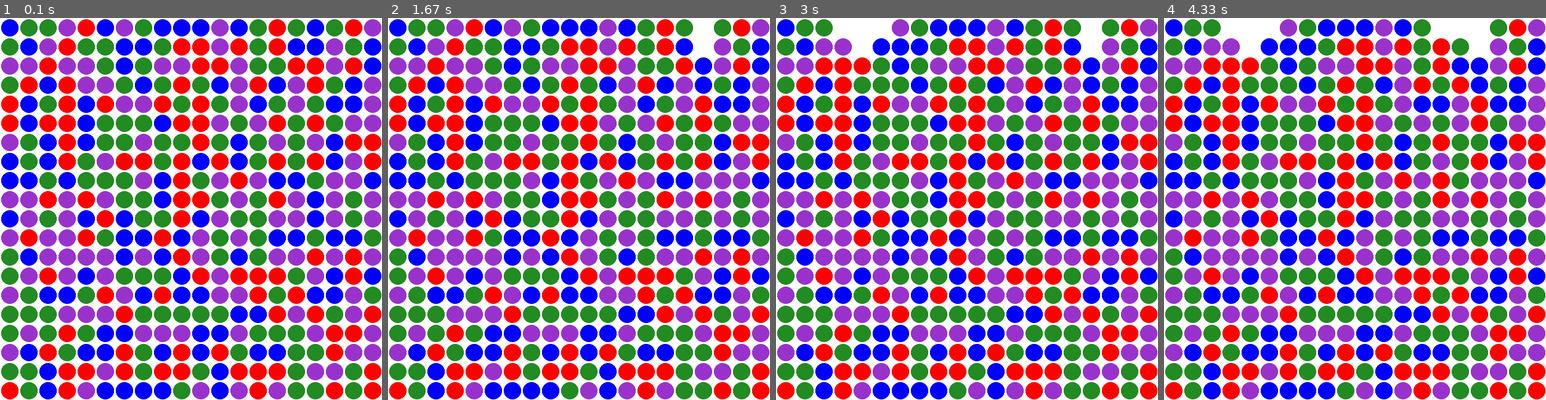
Above: before the commit, frames 1-4 (left to right).
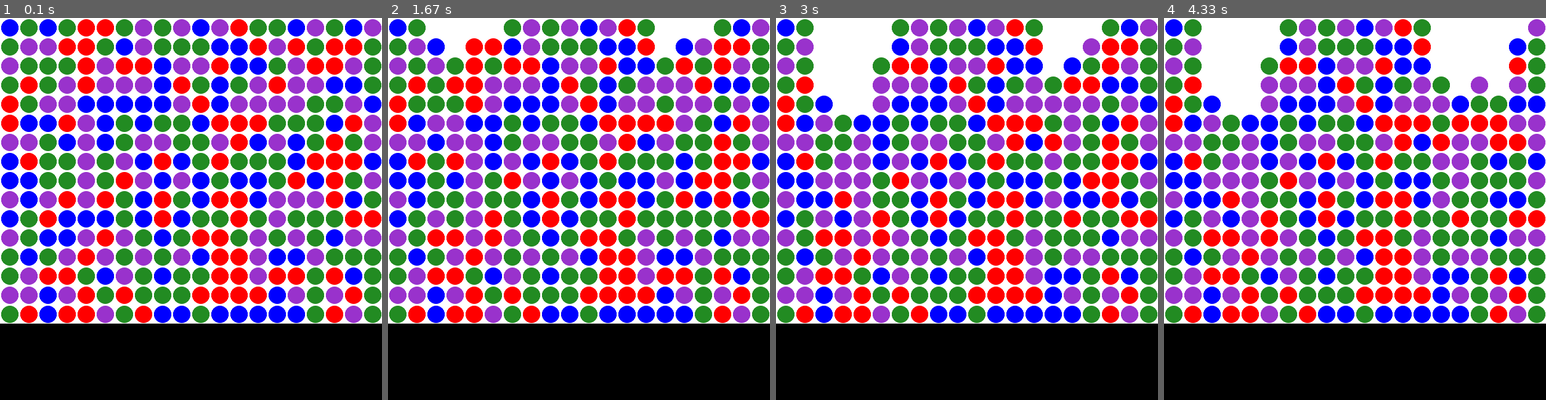
Above: after the commit, the same moments.

Repository: opethe1st/SameGame
Game: pygame game, started from Gui.py
Two runs of this game, one before a commit and one after it. Both use one fixed random seed, a clock stepped at 60 frames per second and the inputs below. The source is Python 2; it was converted automatically to run under Python 3.
Inputs (mouse positions are in pixels of both pictures, inside the frame that each line leads up to):
- Up to frame 1 (0.1 s): no input
- Up to frame 2 (1.67 s): click (701, 197) at 0.38 s; click (487, 212) at 0.83 s; move the mouse to (479, 67) at 1.63 s
- Up to frame 3 (3 s): click (867, 67) at 1.83 s; move the mouse to (829, 197) at 2.2 s; click (829, 197) at 2.42 s; move the mouse to (1066, 270) at 2.65 s; click (1066, 270) at 2.88 s
- Up to frame 4 (4.33 s): move the mouse to (1454, 174) at 3.25 s; click (1454, 174) at 3.48 s; move the mouse to (1473, 201) at 3.85 s; click (1473, 201) at 4.08 s

The runs differ from the first frame. In frame 1, 59% of the frame differs, in the area x 0-100%, y 0-100%; in frame 2, 58%; in frame 3, 60%; in frame 4, 59%.

Commit message:
Make board a rectangle

Diff:
--- a/Gui.py
+++ b/Gui.py
@@ -8,8 +8,8 @@
 import math
 DIAMETER = 32
 RADIUS = DIAMETER/2
-def drawSquare(size):
-    pygame.draw.rect(screen, WHITE, (0,0,size*DIAMETER,size*DIAMETER), 0)
+def drawSquare(width,height):
+    pygame.draw.rect(screen, WHITE, (0,0,width*DIAMETER,height*DIAMETER), 0)
     pygame.display.update()
 
 def drawCircle(radius,position,colour):
@@ -26,15 +26,15 @@
 
 
 def display(board):
-    drawSquare(board.size)
-    for x in range(board.size):
-        for y in range(board.size):
+    drawSquare(board.width,board.height)
+    for x in range(board.width):
+        for y in range(board.height):
             drawCircle(1,(RADIUS+x*DIAMETER,RADIUS+y*DIAMETER), board.balls[x][y].colour)
 
 def getCircle(board,radius):
     x1,y1 = pygame.mouse.get_pos()
-    for x in range(board.size):
-        for y in range(board.size):
+    for x in range(board.width):
+        for y in range(board.height):
             x2,y2 = RADIUS+x*DIAMETER,RADIUS+y*DIAMETER
             distance = math.hypot(x1 - x2, y1 - y2)
             if distance <= radius and board.balls[int((x2-RADIUS)/DIAMETER)][int((y2-RADIUS)/DIAMETER)].colour!=WHITE:
@@ -45,7 +45,7 @@
     pygame.init()
     screen = pygame.display.set_mode((640,640))
     pygame.display.set_caption('Same!')
-    board = Board(size=20)
+    board = Board(width=20,height=16)
     board.initBoard()
     display(board)
     pygame.display.update()
--- a/Logic.py
+++ b/Logic.py
@@ -33,16 +33,17 @@
         self.colour = numToColour(NOCOLOUR)
 
 class Board:
-    def __init__(self, size=4):
-        self.size = size
-        self.balls = [[Ball() for i in range(self.size)] for j in range(self.size)]
-        self.nballsleft = size*size
+    def __init__(self, width=4,height=4):
+        self.width = width
+        self.height = height
+        self.balls = [[Ball() for i in range(self.height)] for j in range(self.width)]
+        self.nballsleft = width*height
         self.nmoves = 0
         self.score = 0
 
     def initBoard(self):
-        for i in range(self.size):
-            for j in range(self.size):
+        for i in range(self.width):
+            for j in range(self.height):
                 self.balls[i][j].colour = numToColour(random.randint(1,4))
 
         #[[ self.balls[i][j].colour = numToColour(random.randint(1,4)) for i in xrange(size)] for j in xrange(size)]
@@ -54,13 +55,13 @@
             x,y = position
             listposition=[]
             for m,n in [(0,1),(0,-1),(1,0),(-1,0)]:
-                    if 0<=x+m<self.size and 0<=y+n<self.size and self.balls[x][y].colour==self.balls[x+m][y+n].colour:
+                    if 0<=x+m<self.width and 0<=y+n<self.height and self.balls[x][y].colour==self.balls[x+m][y+n].colour:
                         listposition.append((x+m,y+n))
             return listposition
 
         x,y = ballposition
         stack = [ballposition]
-        visited = [[False for i in xrange(self.size)] for j in xrange(self.size) ]
+        visited = [[False for i in xrange(self.height)] for j in xrange(self.width) ]
         #print x,y
         visited[x][y] = True
         listofballs = [ballposition]
@@ -79,10 +80,10 @@
     def joiningSquares(self,side):
 
         squareballs = set()
-        for x in range(self.size):
-            for y in range(self.size):
+        for x in range(self.width):
+            for y in range(self.height):
                 for m,n in [(0,1),(0,-1),(1,0),(-1,0)]:
-                    if 0<=x+m<self.size and 0<=y+n<self.size and self.balls[x][y].colour==self.balls[x+m][y+n].colour \
+                    if 0<=x+m<self.width and 0<=y+n<self.height and self.balls[x][y].colour==self.balls[x+m][y+n].colour \
                     and self.balls[x][y].colour!=WHITE:
                         square = Square(self.balls[x][y].colour, (x+m/2,y+n/2))
                         #print "s",square.colour
@@ -107,8 +108,8 @@
 
     def clearBalls(self):
         "gravity is to the left. Currently inefficent"
-        for i in xrange(self.size):
-            for j in xrange(self.size):
+        for i in xrange(self.width):
+            for j in xrange(self.height):
                 if self.balls[i][j].colour==(255, 255, 255):
                     for k in reversed(xrange(j)): #,self.size-1
                         self.balls[i][k+1] = self.balls[i][k]
